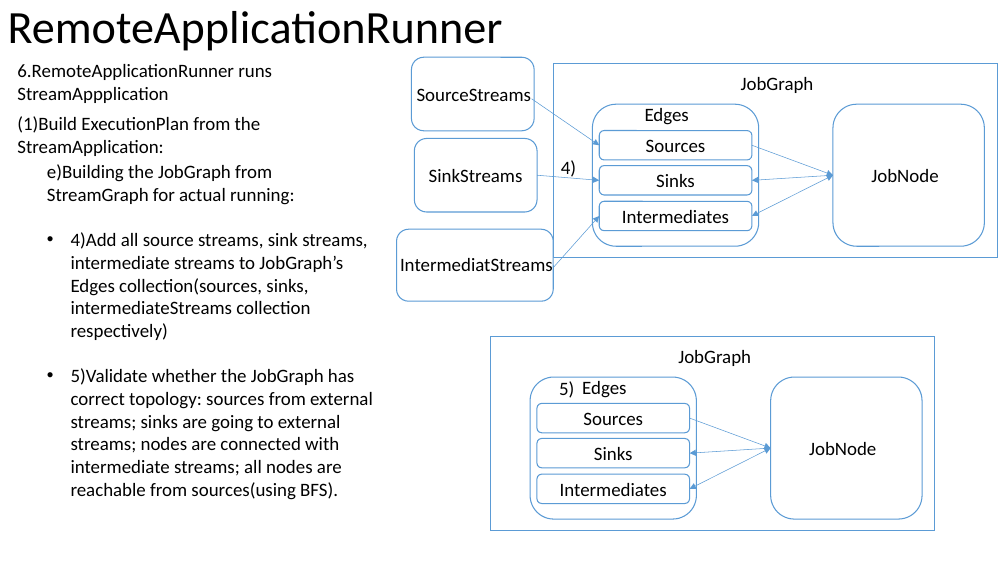
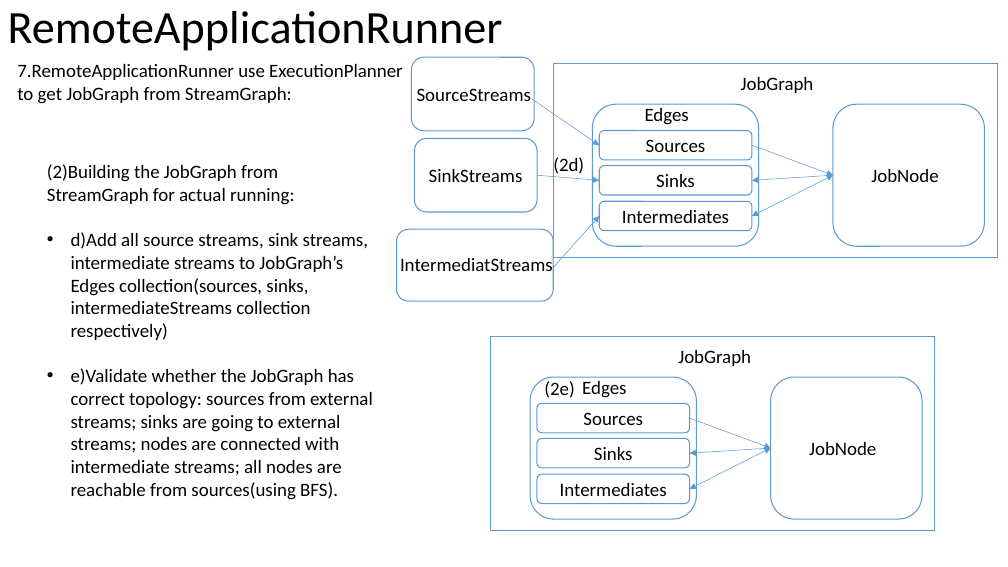
Before and after one commit to Swrrt/Samza-Documents, a slide deck: slide 43 of Documentation/SamzaStructure.pptx (slide 42 before the commit). Drawn at 1008x567 pixels with LibreOffice and Linux fonts; fonts in the diff are those of the drawing. Boxes give left, top, right and bottom in pixels: in the first picture for what was removed or moved away, otherwise in the second. Text is boxed around its words. In the diff, an @@ line names an element or a change of style, - is before the commit and + after.

Commit message:
StreamManager

```diff
--- a/Documentation/SamzaStructure.pptx
+++ b/Documentation/SamzaStructure.pptx
@@ text at [17,64,403,104]: text changed @@
-6.RemoteApplicationRunner runs StreamAppplication
+7.RemoteApplicationRunner use ExecutionPlanner to get JobGraph from StreamGraph:
@@ text removed at [17,116,261,156] @@
-(1)Build ExecutionPlan from the StreamApplication:
@@ text at [47,164,373,500]: text changed @@
-e)Building the JobGraph from StreamGraph for actual running:
-• 4)Add all source streams, sink streams, intermediate streams to JobGraph’s Edges collection(sources, sinks, intermediateStreams collection respectively)
-• 5)Validate whether the JobGraph has correct topology: sources from external streams; sinks are going to external streams; nodes are connected with intermediate streams; all nodes are reachable from sources(using BFS).
+(2)Building the JobGraph from StreamGraph for actual running:
+• d)Add all source streams, sink streams, intermediate streams to JobGraph’s Edges collection(sources, sinks, intermediateStreams collection respectively)
+• e)Validate whether the JobGraph has correct topology: sources from external streams; sinks are going to external streams; nodes are connected with intermediate streams; all nodes are reachable from sources(using BFS).
@@ text at [553,155,584,176]: text changed @@
-4)
+(2d)
@@ text at [544,379,574,398]: text changed @@
-5)
+(2e)
```
Also in this commit, not shown: 23 other slides changed, 1 slide added.
